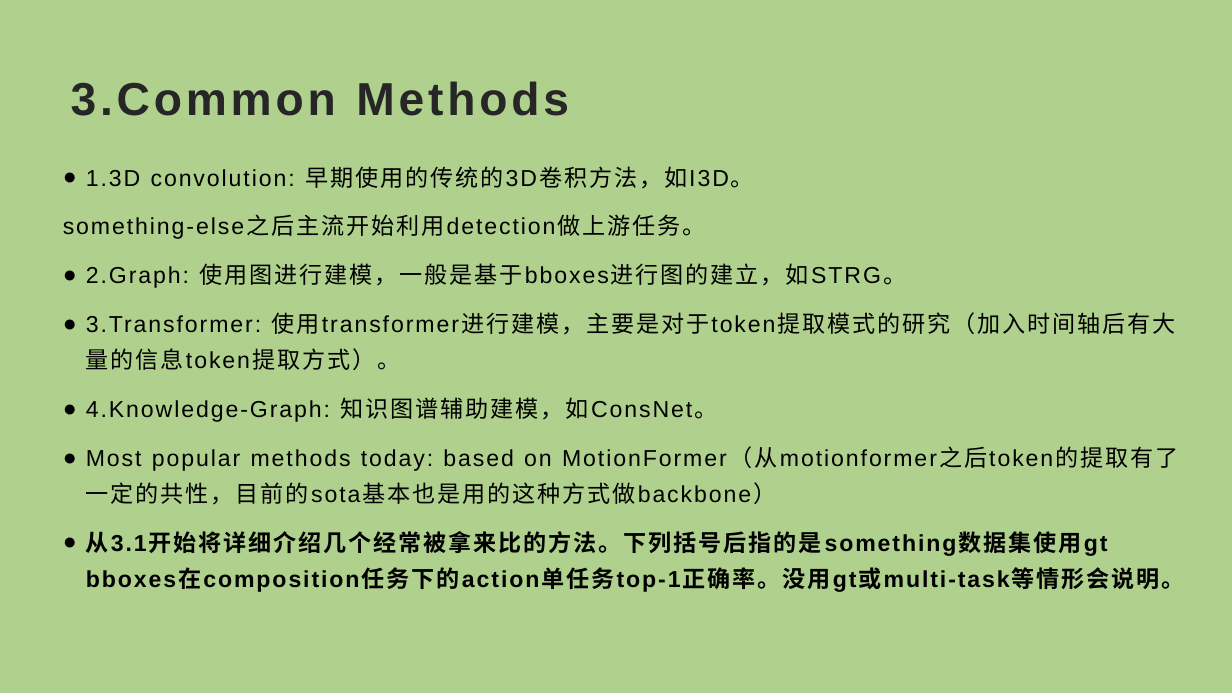
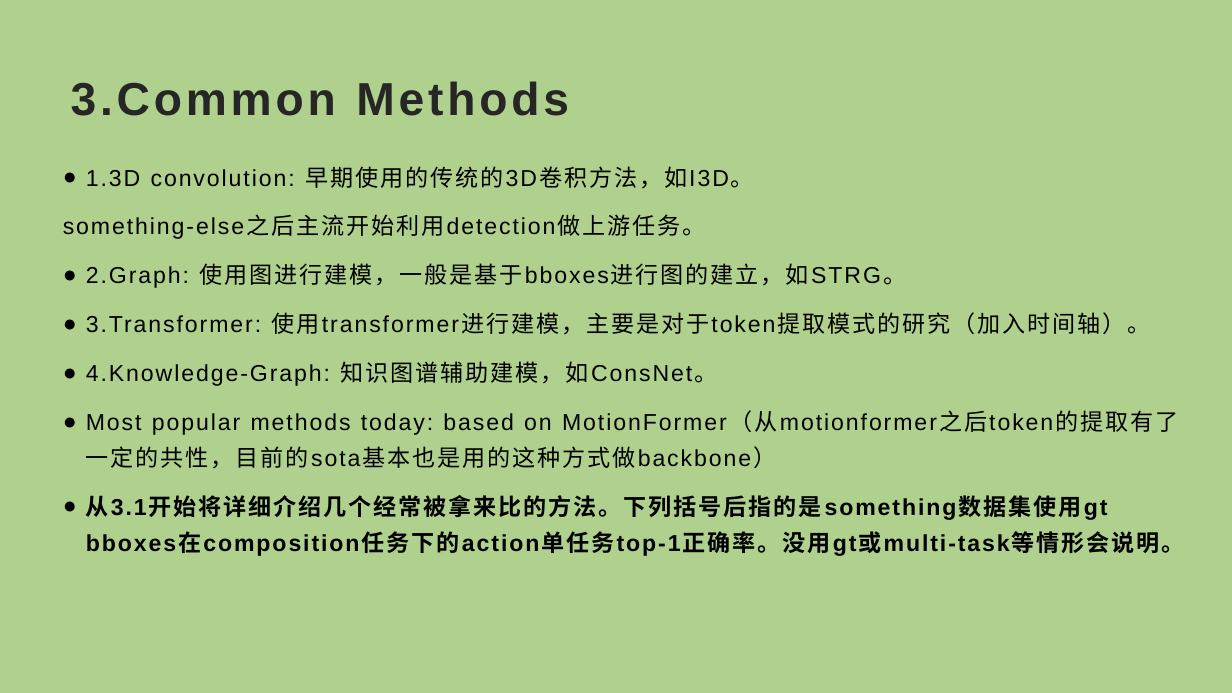
Before and after one commit to Randle-Github/paper-video-action-recognition, a slide deck: slide 6 of compositional action recognition survey.pptx. Drawn at 1232x693 pixels with LibreOffice and Linux fonts; fonts in the diff are those of the drawing. Boxes give left, top, right and bottom in pixels: in the first picture for what was removed or moved away, otherwise in the second. Text is boxed around its words. In the diff, an @@ line names an element or a change of style, - is before the commit and + after.

```diff
--- a/compositional action recognition survey.pptx
+++ b/compositional action recognition survey.pptx
@@ text at (x1=86, y1=312, x2=1151, y2=334): text changed @@
-● 3.Transformer: 使用transformer进行建模，主要是对于token提取模式的研究（加入时间轴后有大量的信息token提取方式）。
+● 3.Transformer: 使用transformer进行建模，主要是对于token提取模式的研究（加入时间轴）。
```
Also in this commit, not shown: 9 other slides changed, 5 slides removed, 4 other files.
